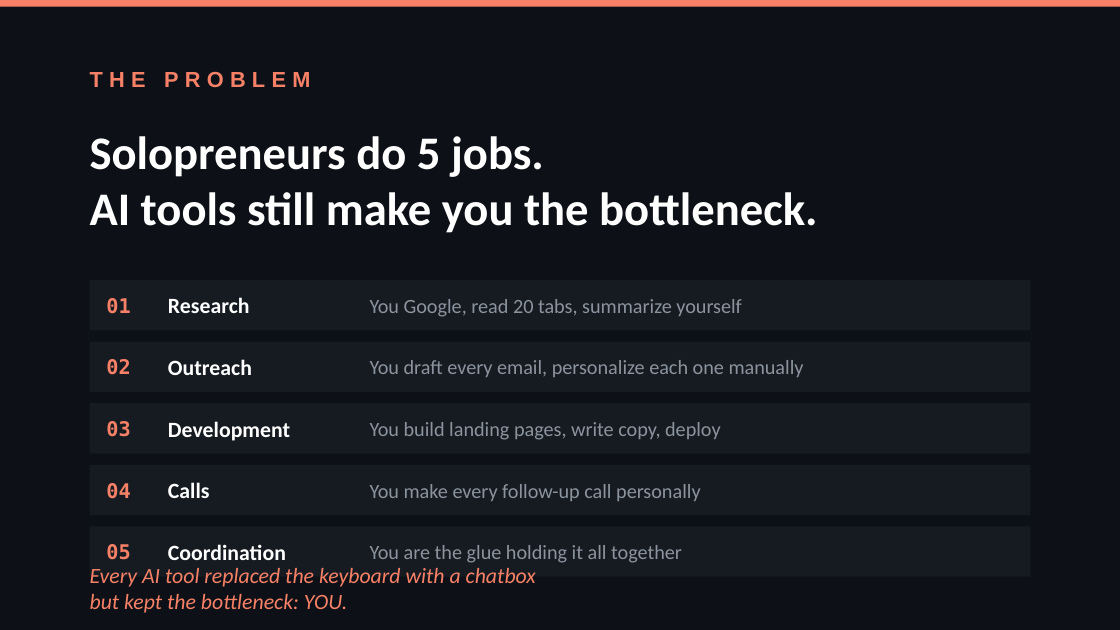
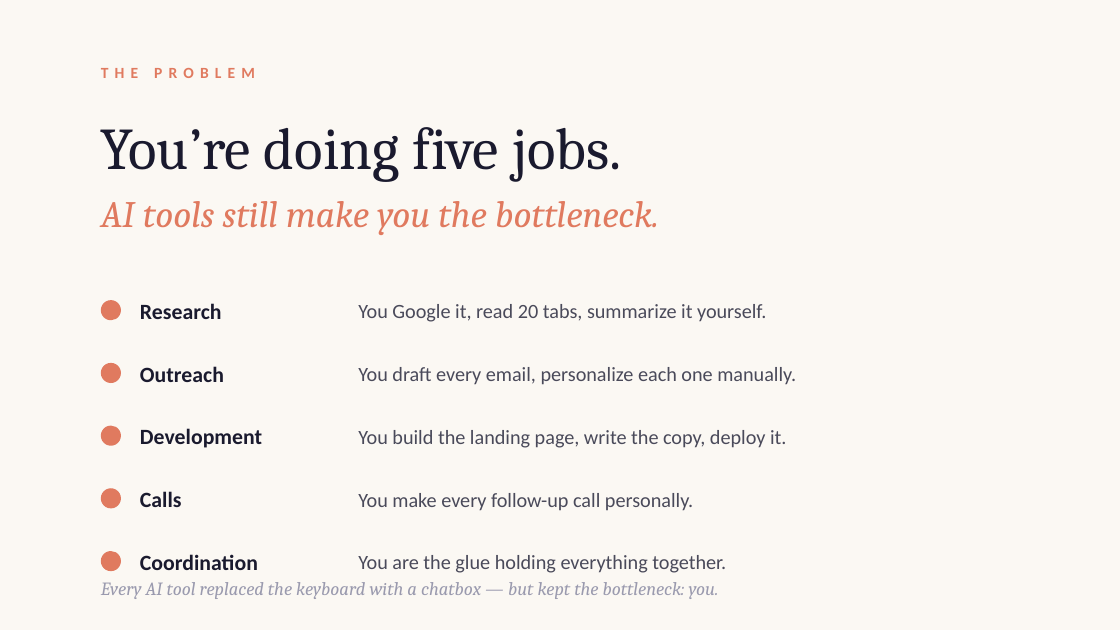
Before and after one commit to veersaraf/interstice, a slide deck: slide 2 of interstice/Interstice-Pitch-Deck.pptx. Drawn at 1120x630 pixels with LibreOffice and Linux fonts; fonts in the diff are those of the drawing. Boxes give left, top, right and bottom in pixels: in the first picture for what was removed or moved away, otherwise in the second. Text is boxed around its words. In the diff, an @@ line names an element or a change of style, - is before the commit and + after.

```diff
--- a/interstice/Interstice-Pitch-Deck.pptx
+++ b/interstice/Interstice-Pitch-Deck.pptx
@@ background #0D1117 to #FBF8F3 @@
@@ rectangle removed at <box>0,0,1120,7</box> @@
@@ text "THE PROBLEM": place and size @@
-text "THE PROBLEM" at <box>90,71,310,88</box>
+text "THE PROBLEM" at <box>101,68,255,78</box>
@@ text "THE PROBLEM" at <box>101,68,255,78</box>: size 14 to 10 pt, font Arial to Calibri, text colour #F78166 to #E07A5F @@
@@ text at <box>90,136,544,177</box>: paragraph removed @@
-Solopreneurs do 5 jobs.
@@ text added at <box>101,127,622,182</box>, 38 pt, text #1A1A2E @@
+You’re doing five jobs.
@@ text "AI tools still make you ...": place and size @@
-text "AI tools still make you ..." at <box>90,136,817,233</box>
+text "AI tools still make you ..." at <box>101,201,659,235</box>
@@ text "AI tools still make you ..." at <box>101,201,659,235</box>: size 30 to 24 pt, font Calibri to Cambria, text colour #FFFFFF to #E07A5F, bold off, italic on @@
@@ rectangle removed at <box>90,280,1030,330</box> @@
@@ text removed at <box>106,298,130,314</box> @@
-01
@@ text "Research": place and size @@
-text "Research" at <box>168,297,250,313</box>
+text "Research" at <box>140,303,222,319</box>
@@ ellipse added at <box>101,300,121,320</box>, fill #E07A5F @@
@@ text at <box>358,304,766,322</box>: text changed; text colour #8B949E to #4A4A5A @@
-You Google, read 20 tabs, summarize yourself
+You Google it, read 20 tabs, summarize it yourself.
@@ rectangle removed at <box>90,342,1030,392</box> @@
@@ text removed at <box>106,359,130,375</box> @@
-02
@@ text "Outreach": place and size @@
-text "Outreach" at <box>168,359,252,375</box>
+text "Outreach" at <box>140,366,224,382</box>
@@ ellipse added at <box>101,363,121,383</box>, fill #E07A5F @@
@@ text at <box>358,367,796,385</box>: text changed; text colour #8B949E to #4A4A5A @@
-You draft every email, personalize each one manually
+You draft every email, personalize each one manually.
@@ rectangle removed at <box>90,403,1030,454</box> @@
@@ ellipse added at <box>101,426,121,446</box>, fill #E07A5F @@
@@ text removed at <box>106,421,130,437</box> @@
-03
@@ text at <box>358,430,786,448</box>: text changed; text colour #8B949E to #4A4A5A @@
-You build landing pages, write copy, deploy
+You build the landing page, write the copy, deploy it.
@@ rectangle removed at <box>90,465,1030,515</box> @@
@@ ellipse added at <box>101,488,121,508</box>, fill #E07A5F @@
@@ text removed at <box>106,483,130,499</box> @@
-04
@@ text at <box>358,493,693,511</box>: text changed; text colour #8B949E to #4A4A5A @@
-You make every follow-up call personally
+You make every follow-up call personally.
@@ rectangle removed at <box>90,526,1030,577</box> @@
@@ text colour #FFFFFF to #1A1A2E in 5 elements at <box>140,303,222,319</box>, <box>140,366,224,382</box>, <box>140,428,262,448</box>, <box>140,491,182,507</box>, <box>140,554,258,570</box> @@
@@ 3 texts: place and size @@
-3 texts at <box>168,421,290,560</box>
+3 texts at <box>140,428,262,570</box>
@@ ellipse added at <box>101,551,121,571</box>, fill #E07A5F @@
@@ text removed at <box>106,544,130,560</box> @@
-05
@@ text at <box>358,555,726,573</box>: text changed; text colour #8B949E to #4A4A5A @@
-You are the glue holding it all together
+You are the glue holding everything together.
@@ text at <box>101,582,719,599</box>: text changed; size 14 to 12 pt; font Calibri to Cambria; text colour #F78166 to #9A9AAE @@
-Every AI tool replaced the keyboard with a chatbox
-but kept the bottleneck: YOU.
+Every AI tool replaced the keyboard with a chatbox — but kept the bottleneck: you.
```
Also in this commit, not shown: 11 other slides changed, 22 other files.
